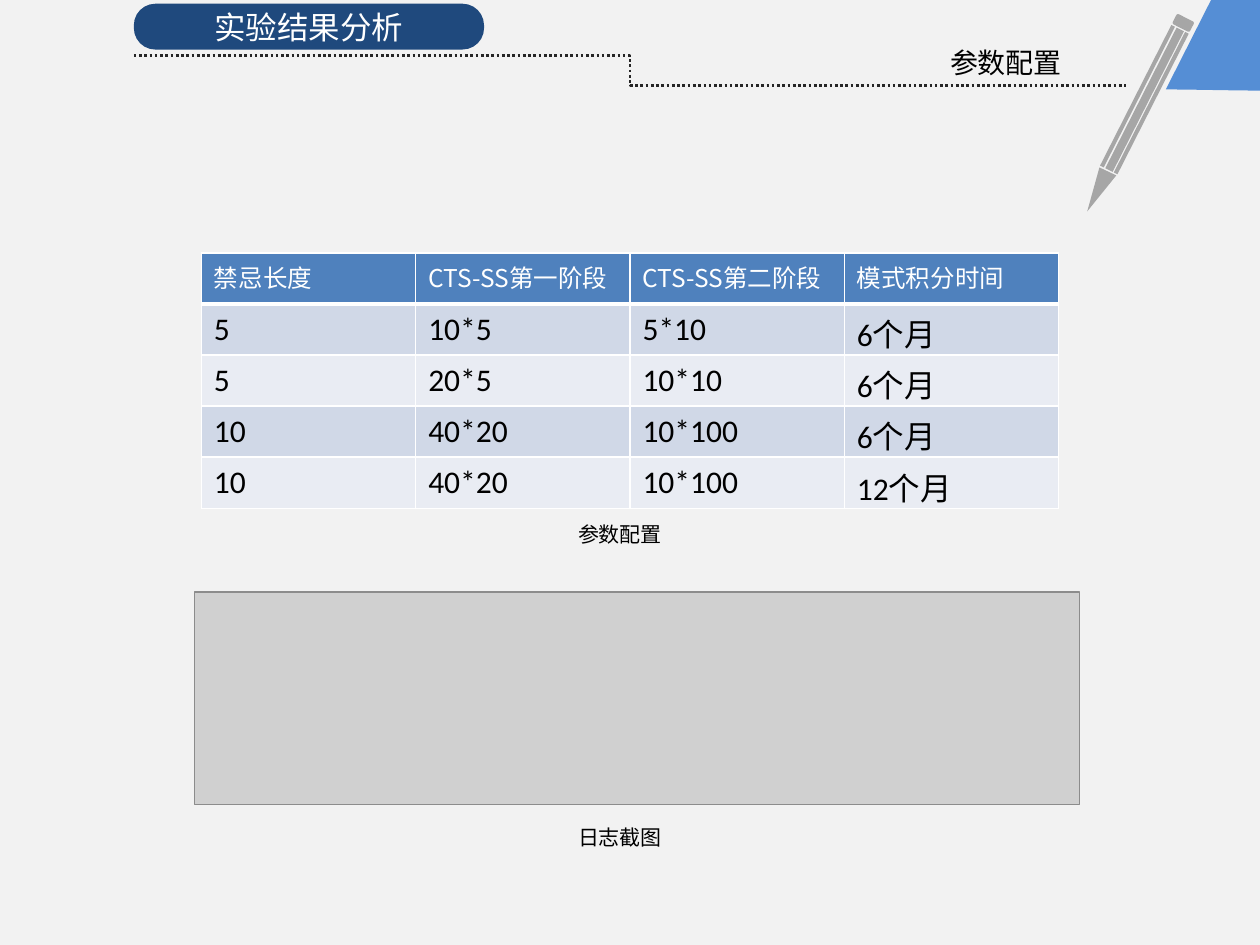
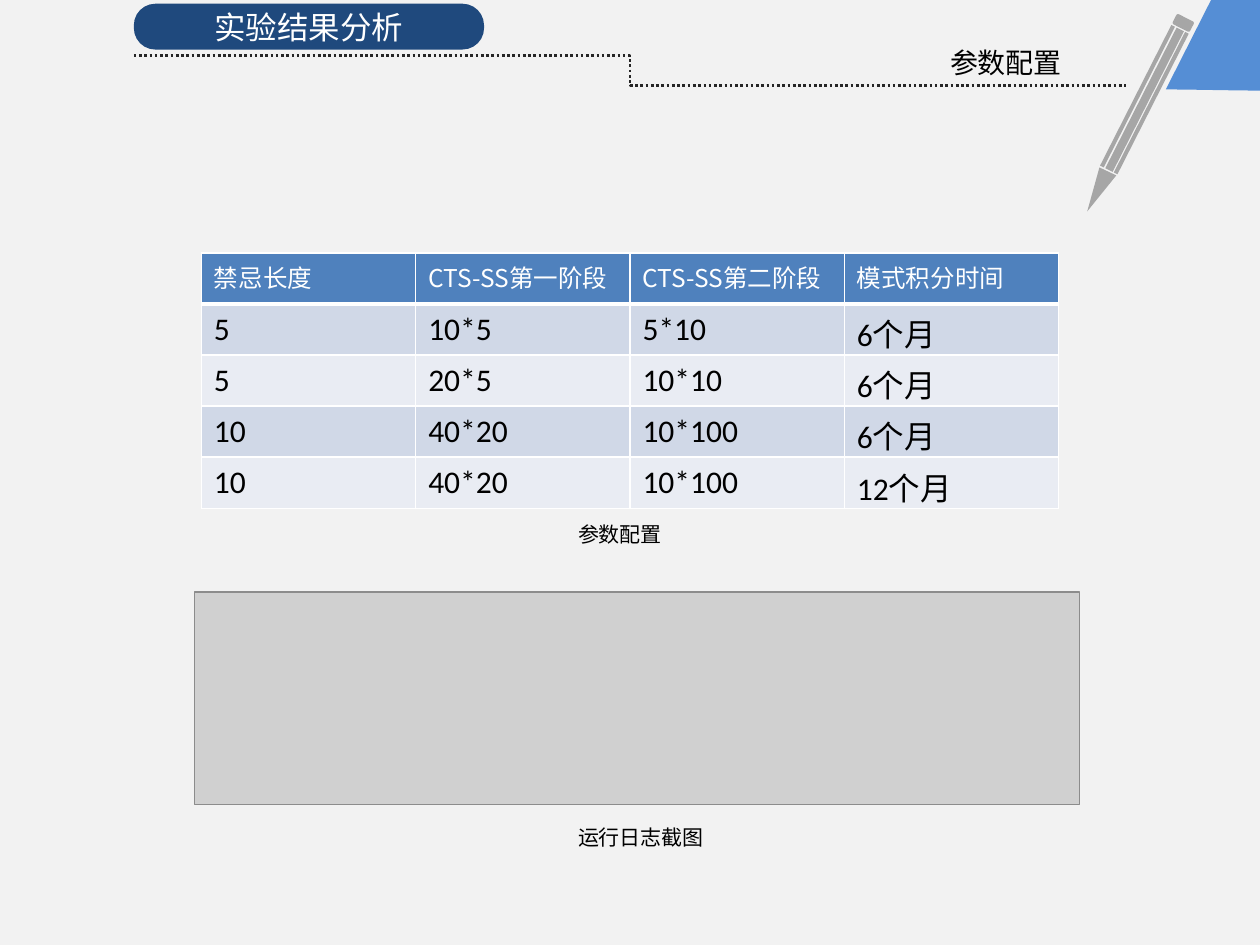
Before and after one commit to KrisCheng/GraduationDesign, a slide deck: slide 16 of FinalPaper/毕业答辩.pptx (slide 18 before the commit). Drawn at 1260x945 pixels with LibreOffice and Linux fonts; fonts in the diff are those of the drawing; grey boxes stand for pictures. Boxes give left, top, right and bottom in pixels: in the first picture for what was removed or moved away, otherwise in the second. Text is boxed around its words. In the diff, an @@ line names an element or a change of style, - is before the commit and + after.

```diff
--- a/FinalPaper/毕业答辩.pptx
+++ b/FinalPaper/毕业答辩.pptx
@@ text at bbox=[578, 827, 704, 847]: text changed @@
-日志截图
+运行日志截图
```
Also in this commit, not shown: 6 other slides changed, 1 slide added, 3 slides removed, 2 other files.
